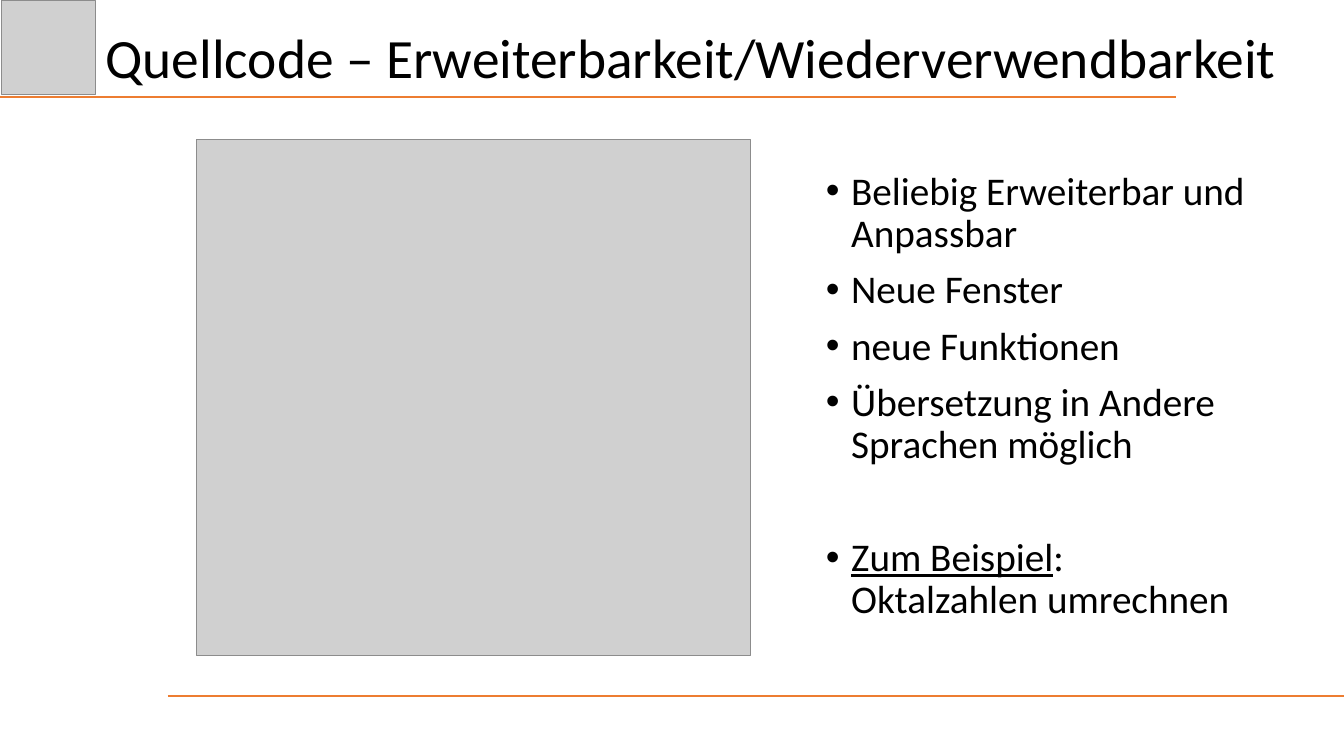
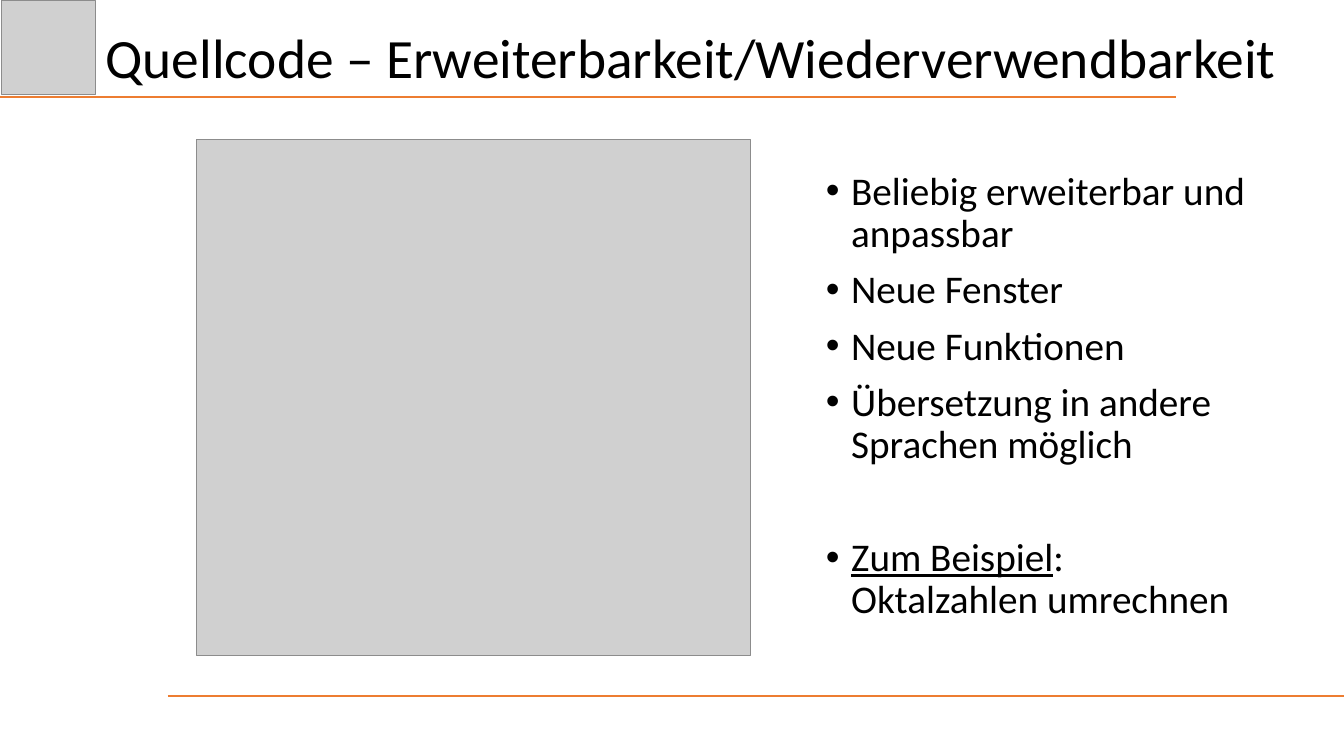
Before and after one commit to Schnitzel128/sejava, a slide deck: slide 8 of Präsentation/DezHex.pptx. Drawn at 1344x756 pixels with LibreOffice and Linux fonts; fonts in the diff are those of the drawing; grey boxes stand for pictures. Boxes give left, top, right and bottom in pixels: in the first picture for what was removed or moved away, otherwise in the second. Text is boxed around its words. In the diff, an @@ line names an element or a change of style, - is before the commit and + after.

Commit message:
Update_Praesi
Grammar_Nazi

```diff
--- a/Präsentation/DezHex.pptx
+++ b/Präsentation/DezHex.pptx
@@ text at (851,177,1245,254): text changed @@
-• Beliebig Erweiterbar und Anpassbar
+• Beliebig erweiterbar und anpassbar
@@ text at (851,332,1211,465): text changed @@
-• neue Funktionen
-• Übersetzung in Andere Sprachen möglich
+• Neue Funktionen
+• Übersetzung in andere Sprachen möglich
```
Also in this commit, not shown: 3 other slides changed.
